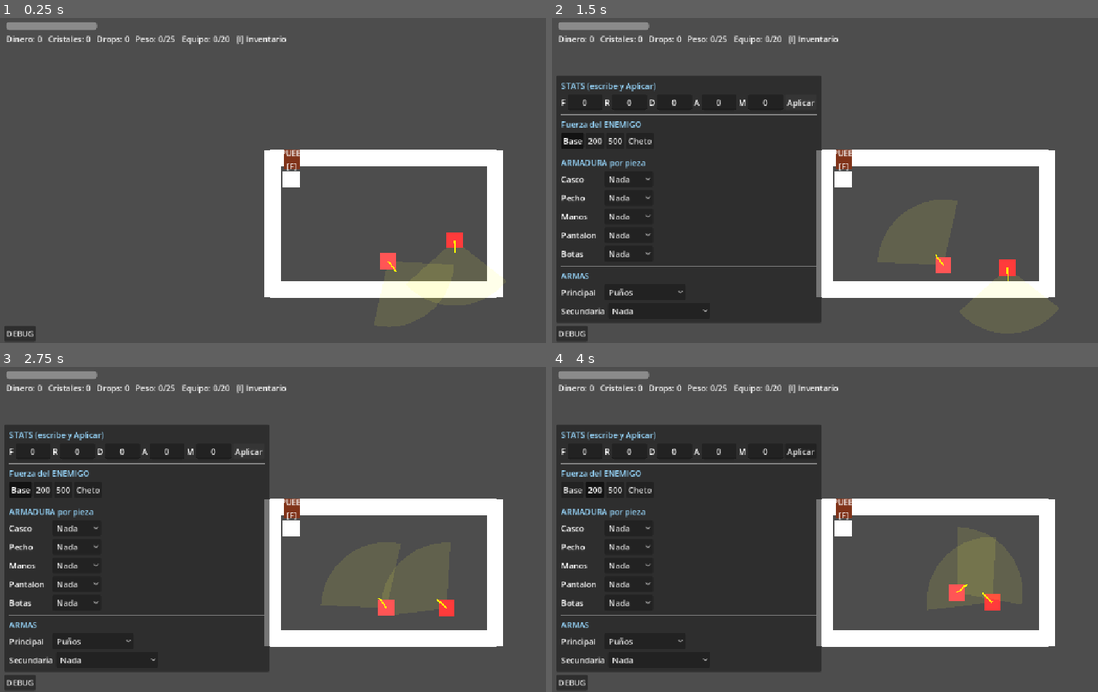
Above: before the commit, frames 1-4 (two rows, left to right).
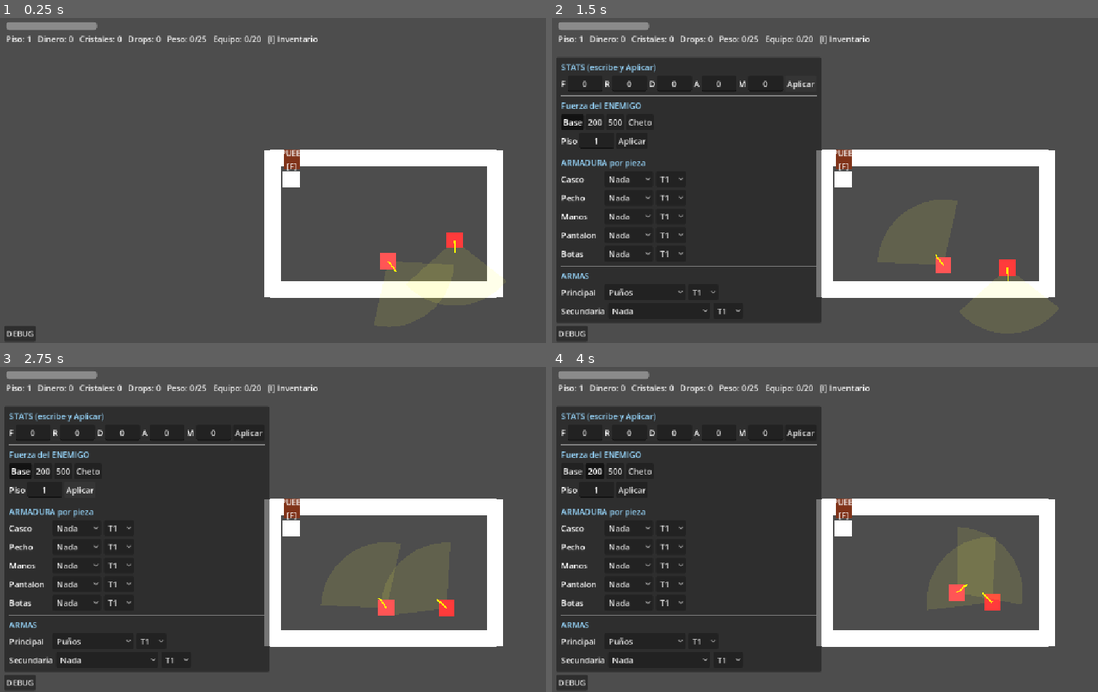
Above: after the commit, the same moments.

Repository: FurrionHD/prototipo-rpg-mazmorras
Game: Godot game, scene res://scenes/levels/main.tscn
Same seed, same stepped clock (60 frames per second), same inputs: the game is played once before the commit and once after it.
Inputs:
- Up to frame 1 (0.25 s): no input
- Up to frame 2 (1.5 s): click "DEBUG" at 0.5 s; click "Aplicar" at 1.25 s
- Up to frame 3 (2.75 s): click "Aplicar" at 2 s
- Up to frame 4 (4 s): click "Base" at 2.75 s; click "200" at 3.5 s

The runs differ from the first frame. In frame 1, 0.7% of the frame differs, in the area x 1-59%, y 5-9%; in frame 2, 5.2%, in the area x 0-59%, y 5-92%; in frame 3, 5.2%; in frame 4, 5.1%.

Commit message:
Escalado de enemigos por piso + tiers de equipo (multiplicador runtime)
- game.gd: FLOOR_STAT_GROWTH (hp/atk base sin techo) y FLOOR_ABILITY_GROWTH
  (habilidades capadas) escalan al enemigo con current_floor; tier_mult(t) y
  tiers equipados (arma principal/secundaria + por slot de armadura) que
  multiplican el raw del arma y la DEF de la armadura (la reduccion % no).
- enemy_data.gd: crear_combatant/crear_abilities aplican los factores de piso.
- debug_panel.gd: dropdown de tier (T1/T2/T3) al lado de cada pieza y arma +
  selector de piso en la seccion Enemigo.
- hud.gd: muestra el piso actual.
Curva verificada en headless (piso alto con t1 = inviable; t3 lo normaliza).

Co-Authored-By: Claude Opus 4.8 <noreply@anthropic.com>

Diff:
--- a/scripts/actors/enemy/enemy_data.gd
+++ b/scripts/actors/enemy/enemy_data.gd
@@ -83,21 +83,30 @@
 		a.agilidad = v
 		a.magia = v
 		return a
-	a.fuerza = clampi(int(round(fuerza * power)), 0, 999)
-	a.resistencia = clampi(int(round(resistencia * power)), 0, 999)
-	a.destreza = clampi(int(round(destreza * power)), 0, 999)
-	a.agilidad = clampi(int(round(agilidad * power)), 0, 999)
-	a.magia = clampi(int(round(magia * power)), 0, 999)
+	# La PROFUNDIDAD (piso) escala las habilidades ademas del poder del bicho. Sigue
+	# capado a 999 por stat (el escalado "sin techo" lo llevan las stats BASE, no las
+	# habilidades). A piso 1 el factor es 1.0 (identico a hoy).
+	var p: float = power * Game.enemy_floor_ability_factor()
+	a.fuerza = clampi(int(round(fuerza * p)), 0, 999)
+	a.resistencia = clampi(int(round(resistencia * p)), 0, 999)
+	a.destreza = clampi(int(round(destreza * p)), 0, 999)
+	a.agilidad = clampi(int(round(agilidad * p)), 0, 999)
+	a.magia = clampi(int(round(magia * p)), 0, 999)
 	return a
 
 
 # Crea el Combatant. La BASE es comun (Game.enemy_base_*) ajustada por el
 # multiplicador de arquetipo; las HABILIDADES van escaladas por el poder.
+# La PROFUNDIDAD (piso) escala las stats BASE de vida/ataque SIN techo: es lo que
+# obliga a mejorar el RAW del arma (tier) y la DEF de la armadura (tier), porque tu
+# Fuerza satura en 999. La defensa base escala mas suave (raiz) y la velocidad NO
+# (mantiene el ATB justo). A piso 1 el factor es 1.0 (identico a hoy).
 func crear_combatant(power: float = 1.0) -> Combatant:
+	var fstat: float = Game.enemy_floor_stat_factor()
 	return Combatant.new(enemy_name, level, crear_abilities(power),
-		Game.enemy_base_hp * base_hp_mult,
-		Game.enemy_base_attack * base_attack_mult,
-		Game.enemy_base_defense * base_defense_mult,
+		Game.enemy_base_hp * base_hp_mult * fstat,
+		Game.enemy_base_attack * base_attack_mult * fstat,
+		Game.enemy_base_defense * base_defense_mult * sqrt(fstat),
 		Game.enemy_base_speed * base_speed_mult)
 
 
--- a/scripts/core/game.gd
+++ b/scripts/core/game.gd
@@ -96,6 +96,22 @@
 # Profundidad actual de la mazmorra (para escalar dificultad). Aun sin pisos: 1.
 var current_floor: int = 1
 
+# --- Escalado del ENEMIGO por PROFUNDIDAD (piso) ---
+# El bucle de mazmorra: bajas -> los enemigos escalan -> mejoras tu equipo (tier).
+# Dos ejes, ambos GEOMETRICOS con el piso (factor^(piso-1)):
+#  - STAT (hp/ataque base): SIN techo. Es lo que obliga a subir el RAW del arma
+#    (tier) y la DEF de la armadura (tier), porque tu Fuerza satura en 999.
+#  - ABILITY (habilidades via power): mas suave y ademas se capa a 999 por stat.
+# A piso 1 ambos = 1.0 (identico a hoy). Provisionales; se afinan con el Excel.
+const FLOOR_STAT_GROWTH := 1.18     # +18%/piso a hp/ataque base (piso5 ~x2, piso10 ~x4.4)
+const FLOOR_ABILITY_GROWTH := 1.12  # +12%/piso a las habilidades (capadas a 999)
+
+func enemy_floor_stat_factor() -> float:
+	return pow(FLOOR_STAT_GROWTH, float(current_floor - 1))
+
+func enemy_floor_ability_factor() -> float:
+	return pow(FLOOR_ABILITY_GROWTH, float(current_floor - 1))
+
 # True mientras el panel de inventario esta abierto: el jugador no se mueve ni
 # interactua (pero el enemigo sigue y puede emboscarte).
 var inventory_open: bool = false
@@ -152,6 +168,11 @@
 # Un arma a dos manos (dos_manos) obliga a secundaria = null.
 var equipped_main: WeaponData = preload("res://resources/weapons/punos.tres")
 var equipped_off: Resource = null   # WeaponData | ShieldData | null
+# TIER del arma equipada (1..N). Mejorar el arma = subir su tier, que MULTIPLICA su
+# raw (ataque_base) sin techo -> mantiene el arma relevante frente a la Fuerza (que
+# satura en 999) y frente a enemigos de piso alto. Ver tier_mult().
+var equipped_main_tier: int = 1
+var equipped_off_tier: int = 1
 # Dual-wield: llevar arma en la secundaria acelera el ataque (mas turnos). La
 # velocidad final tiene DOS componentes (ver loadout_mods):
 #  1) Un bonus fijo por llevar dos armas, DECRECIENTE segun lo rapida que ya sea
@@ -169,6 +190,16 @@
 # Bloqueo base al Defender (sin secundaria); la secundaria/escudo suma encima.
 const DEFEND_BLOCK_BASE := 0.30
 
+# --- TIER de equipo: multiplicador del RAW (sin duplicar .tres) ---
+# Mejorar la MISMA arma/armadura = subir su tier. GEOMETRICO: tier^(t-1). Solo
+# escala NUMEROS (raw del arma, DEF de la armadura), SIN techo; NO toca la
+# reduccion % (acotada por tipo) ni la identidad (motion_value/velocidad). Deja
+# listo el enganche para la tienda/crafteo futuros. Provisional; se afina con Excel.
+const TIER_GROWTH := 2.2   # t1 x1, t2 x2.2, t3 x4.84
+
+func tier_mult(tier: int) -> float:
+	return pow(TIER_GROWTH, float(maxi(tier, 1) - 1))
+
 # --- Armadura: loadout de 5 piezas (ArmorData o null en cada slot) ---
 # Cada pieza aporta DEF plana (aditiva) + % de reduccion (se PROMEDIA) + peso.
 # Ver armor_mods(). Interfaz por codigo/DEV keys de momento (tecla J cicla sets).
@@ -177,6 +208,12 @@
 var equipped_manos: ArmorData = null
 var equipped_pantalones: ArmorData = null
 var equipped_botas: ArmorData = null
+# TIER por slot de armadura (1..N): multiplica la DEF de esa pieza (ver tier_mult).
+var equipped_casco_tier: int = 1
+var equipped_pecho_tier: int = 1
+var equipped_manos_tier: int = 1
+var equipped_pantalones_tier: int = 1
+var equipped_botas_tier: int = 1
 # Cobertura de cada slot para la MEDIA PONDERADA de la reduccion (suma 1.0). El
 # pecho cubre lo mas; manos/botas lo menos. Un slot VACIO aporta 0 -> baja la media
 # (premia el set completo pero permite mezclar/ir sin armadura).
@@ -278,7 +315,7 @@
 		# El arma principal define lo escurridizo que eres (daga = +esquiva). Un
 		# evasion_penal NEGATIVO = bonus de esquiva (los escudos suman penal, encima).
 		"evasion_penal": -main.evasion_bonus,
-		"hands": [_hand_from(main)],   # mano principal siempre
+		"hands": [_hand_from(main, equipped_main_tier)],   # mano principal siempre
 	}
 	if main.dos_manos:
 		# Arma grande a dos manos: sin secundaria, pero bloquea decente por su tamaño.
@@ -300,17 +337,18 @@
 		m["defend_block"] += off.bloqueo            # bloqueo mediocre con arma
 		# Dual: la secundaria es la 2ª mano -> se alterna con la principal golpe a
 		# golpe. Cada arma conserva su MV/crit/aturdir propios (no se promedian).
-		(m["hands"] as Array).append(_hand_from(off))
+		(m["hands"] as Array).append(_hand_from(off, equipped_off_tier))
 	# else: mano secundaria vacia -> una sola mano (la principal).
 	return m
 
 
 # Extrae los datos POR MANO de un arma (lo que cambia golpe a golpe en dual).
-func _hand_from(w: WeaponData) -> Dictionary:
+# El TIER multiplica el raw del arma (ataque_base) sin techo (mejorar el arma).
+func _hand_from(w: WeaponData, tier: int = 1) -> Dictionary:
 	return {
 		"nombre": w.nombre,
 		"motion_value": w.motion_value,
-		"ataque_arma": w.ataque_base,
+		"ataque_arma": w.ataque_base * tier_mult(tier),
 		"crit_bonus": w.crit_bonus,
 		"dano_tipo": int(w.dano_tipo),
 		"aturdir_base": w.aturdir_base,
@@ -356,17 +394,18 @@
 	var reduction := 0.0
 	var weight := 0.0
 	var slots := [
-		[equipped_casco, COBERTURA_CASCO],
-		[equipped_pecho, COBERTURA_PECHO],
-		[equipped_manos, COBERTURA_MANOS],
-		[equipped_pantalones, COBERTURA_PANTALONES],
-		[equipped_botas, COBERTURA_BOTAS],
+		[equipped_casco, COBERTURA_CASCO, equipped_casco_tier],
+		[equipped_pecho, COBERTURA_PECHO, equipped_pecho_tier],
+		[equipped_manos, COBERTURA_MANOS, equipped_manos_tier],
+		[equipped_pantalones, COBERTURA_PANTALONES, equipped_pantalones_tier],
+		[equipped_botas, COBERTURA_BOTAS, equipped_botas_tier],
 	]
 	for s in slots:
 		var pieza: ArmorData = s[0]
 		if pieza == null:
 			continue
-		def_bonus += pieza.defensa_base * pieza.motion_def
+		# El TIER multiplica la DEF de la pieza (sin techo); la reduccion NO (acotada).
+		def_bonus += pieza.defensa_base * pieza.motion_def * tier_mult(int(s[2]))
 		reduction += float(s[1]) * pieza.reduccion   # media ponderada (cobertura suma 1.0)
 		weight += pieza.peso
 	reduction = clampf(reduction, 0.0, StatsMath.ARMOR_REDUCTION_MAX)
--- a/scripts/ui/debug_panel.gd
+++ b/scripts/ui/debug_panel.gd
@@ -23,9 +23,22 @@
 
 var _stat_edits: Dictionary = {}     # "fuerza"/... -> LineEdit
 var _enemy_buttons: Array = []       # [ [Button, valor], ... ]
-var _armor_opts: Dictionary = {}     # slot -> OptionButton
+var _floor_edit: LineEdit = null     # selector de piso (profundidad)
+var _armor_opts: Dictionary = {}     # slot -> OptionButton (tipo)
+var _armor_tier_opts: Dictionary = {}  # slot -> OptionButton (tier)
 var _main_opt: OptionButton = null
+var _main_tier_opt: OptionButton = null
 var _off_opt: OptionButton = null
+var _off_tier_opt: OptionButton = null
+
+
+# Crea un OptionButton de tier (T1..T3). El callback recibe el TIER (1..3).
+func _make_tier_opt(cb: Callable) -> OptionButton:
+	var opt := OptionButton.new()
+	for t in [1, 2, 3]:
+		opt.add_item("T%d" % t, t)
+	opt.item_selected.connect(func(idx): cb.call(idx + 1))  # idx 0->tier 1
+	return opt
 
 
 func _ready() -> void:
@@ -119,6 +132,22 @@
 		b.pressed.connect(_set_enemy.bind(preset[1]))
 		row.add_child(b)
 		_enemy_buttons.append([b, preset[1]])
+	# Selector de PISO (profundidad): escala vida/ataque base y habilidades del enemigo.
+	var frow := HBoxContainer.new()
+	frow.add_theme_constant_override("separation", 4)
+	vb.add_child(frow)
+	var flbl := Label.new()
+	flbl.text = "Piso"
+	frow.add_child(flbl)
+	_floor_edit = LineEdit.new()
+	_floor_edit.custom_minimum_size = Vector2(48, 0)
+	_floor_edit.alignment = HORIZONTAL_ALIGNMENT_CENTER
+	_floor_edit.text_submitted.connect(func(_t): _apply_floor())
+	frow.add_child(_floor_edit)
+	var fapply := Button.new()
+	fapply.text = "Aplicar"
+	fapply.pressed.connect(_apply_floor)
+	frow.add_child(fapply)
 
 
 func _build_armor(vb: VBoxContainer) -> void:
@@ -139,6 +168,10 @@
 		opt.item_selected.connect(_set_armor.bind(slot))
 		row.add_child(opt)
 		_armor_opts[slot] = opt
+		# Tier al lado (T1..T3): multiplica la DEF de esta pieza.
+		var topt := _make_tier_opt(_set_armor_tier.bind(slot))
+		row.add_child(topt)
+		_armor_tier_opts[slot] = topt
 
 
 func _build_weapons(vb: VBoxContainer) -> void:
@@ -157,6 +190,8 @@
 		_main_opt.add_item(w.nombre, i)
 	_main_opt.item_selected.connect(_set_main)
 	row1.add_child(_main_opt)
+	_main_tier_opt = _make_tier_opt(func(t): Game.equipped_main_tier = t)
+	row1.add_child(_main_tier_opt)
 	# Secundaria
 	var row2 := HBoxContainer.new()
 	row2.add_theme_constant_override("separation", 6)
@@ -170,6 +205,9 @@
 		_off_opt.add_item(_off_label(Game._dev_offs[i]), i)
 	_off_opt.item_selected.connect(_set_off)
 	row2.add_child(_off_opt)
+	# Tier de la secundaria (solo aplica si es ARMA dual; con escudo se ignora).
+	_off_tier_opt = _make_tier_opt(func(t): Game.equipped_off_tier = t)
+	row2.add_child(_off_tier_opt)
 
 
 func _off_label(path) -> String:
@@ -208,6 +246,11 @@
 	_sync_enemy()
 
 
+func _apply_floor() -> void:
+	Game.current_floor = maxi(1, _floor_edit.text.to_int())
+	_floor_edit.text = str(Game.current_floor)
+
+
 func _set_armor(idx: int, slot: String) -> void:
 	if idx <= 0:
 		Game.set("equipped_" + slot, null)
@@ -216,6 +259,10 @@
 		Game.set("equipped_" + slot, load(path))
 
 
+func _set_armor_tier(tier: int, slot: String) -> void:
+	Game.set("equipped_" + slot + "_tier", tier)
+
+
 func _set_main(idx: int) -> void:
 	Game.equipar_arma(load(Game._dev_weapons[idx]))
 	# La nueva principal pudo invalidar la secundaria (2 manos / solo-escudo).
@@ -237,6 +284,7 @@
 	_sync_enemy()
 	_sync_armor()
 	_sync_weapons()
+	_floor_edit.text = str(Game.current_floor)
 
 func _sync_stats() -> void:
 	_stat_edits["fuerza"].text = str(Game.player_fuerza)
@@ -256,6 +304,8 @@
 		if pieza is ArmorData:
 			idx = (pieza as ArmorData).tipo + 1  # Tipo LIGERA/MEDIA/PESADA -> 1/2/3
 		(_armor_opts[slot] as OptionButton).select(idx)
+		var tier: int = int(Game.get("equipped_" + slot + "_tier"))
+		(_armor_tier_opts[slot] as OptionButton).select(clampi(tier - 1, 0, 2))
 
 func _sync_weapons() -> void:
 	# Principal: buscar el path equipado en la lista dev.
@@ -263,6 +313,8 @@
 		if load(Game._dev_weapons[i]) == Game.equipped_main:
 			_main_opt.select(i)
 			break
+	_main_tier_opt.select(clampi(Game.equipped_main_tier - 1, 0, 2))
+	_off_tier_opt.select(clampi(Game.equipped_off_tier - 1, 0, 2))
 	# Secundaria: casar por recurso (null / arma / escudo).
 	var off_idx := 0
 	for i in Game._dev_offs.size():
--- a/scripts/ui/hud.gd
+++ b/scripts/ui/hud.gd
@@ -54,8 +54,8 @@
 	# Actualiza el contador (con dinero, peso de LOOT y peso de EQUIPO).
 	var equip_load: float = Game.equip_load_map()
 	var equip_cap: float = Game.equip_capacidad()
-	_counts.text = "Dinero: %d   Cristales: %d   Drops: %d   Peso: %d/%d   Equipo: %d/%d   [I] Inventario" % [
-		Game.money, Game.crystals.size(), Game.drops.size(),
+	_counts.text = "Piso: %d   Dinero: %d   Cristales: %d   Drops: %d   Peso: %d/%d   Equipo: %d/%d   [I] Inventario" % [
+		Game.current_floor, Game.money, Game.crystals.size(), Game.drops.size(),
 		roundi(Game.peso_actual()), roundi(Game.capacidad_carga()),
 		roundi(equip_load), roundi(equip_cap)]
 	# Tinta rojizo si algo te frena: sobrecarga de loot O equip-load pesado.
Not shown, changed: NOTAS.md
